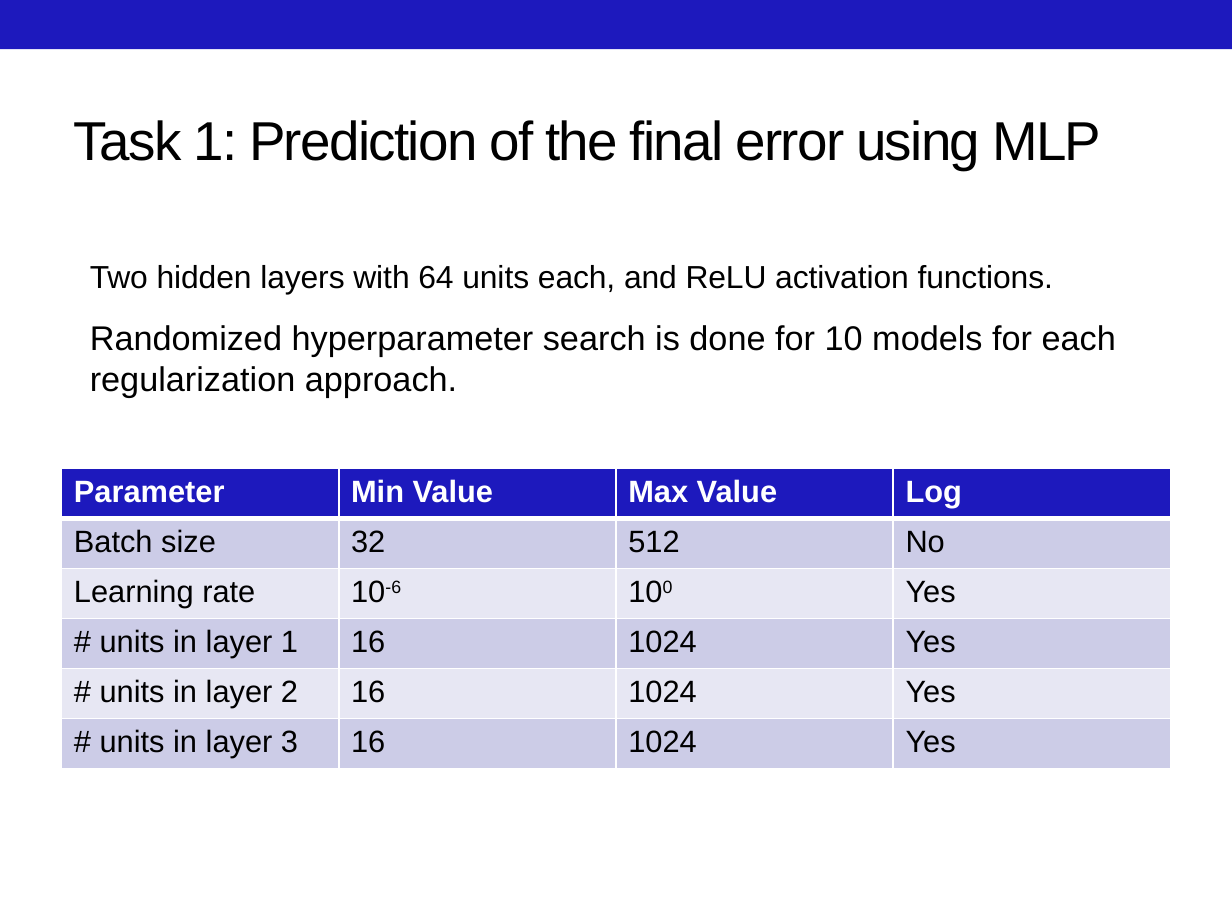
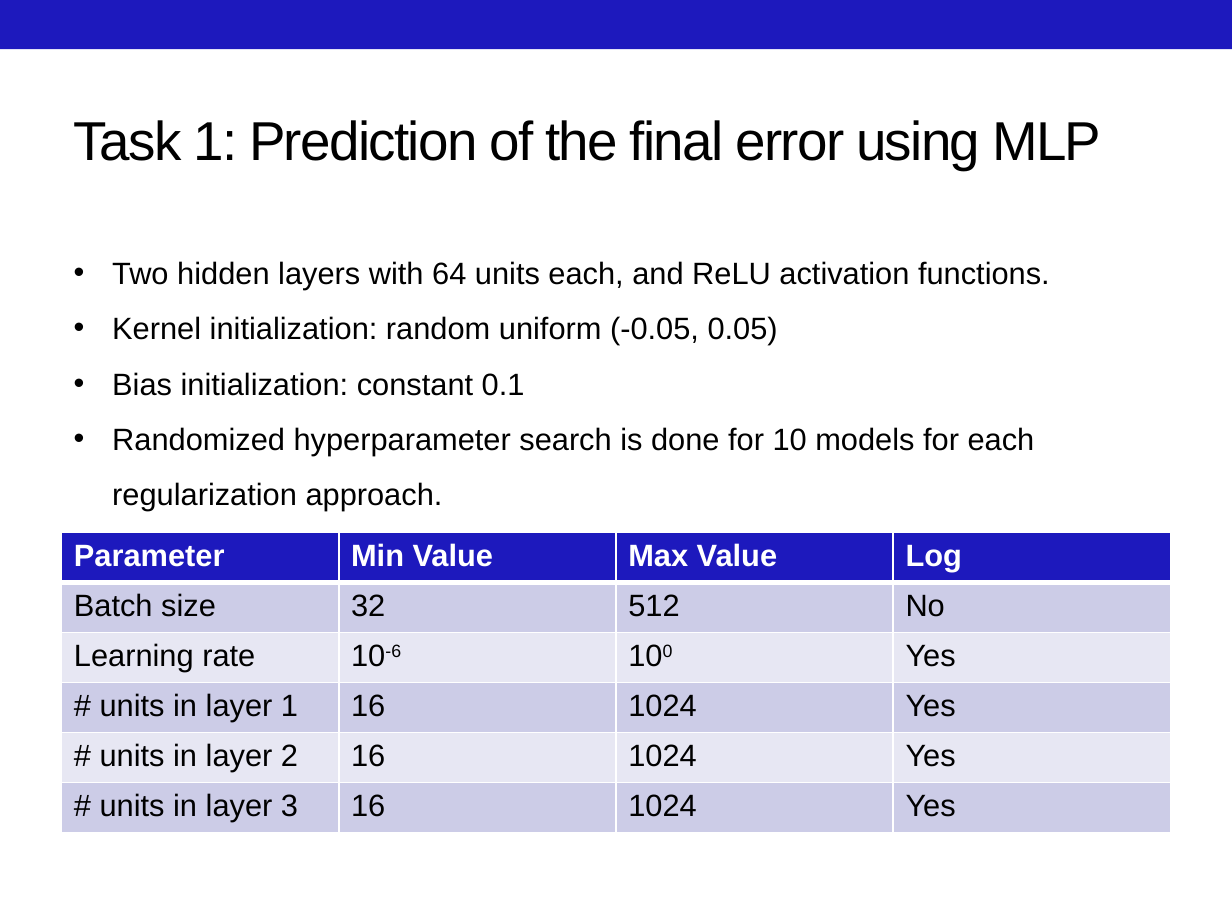
Before and after one commit to mhusseinsh/DeepLearning_FinalProject, a slide deck: slide 2 of Presentation-DL.pptx. Drawn at 1232x924 pixels with LibreOffice and Linux fonts; fonts in the diff are those of the drawing. Boxes give left, top, right and bottom in pixels: in the first picture for what was removed or moved away, otherwise in the second. Text is boxed around its words. In the diff, an @@ line names an element or a change of style, - is before the commit and + after.

```diff
--- a/Presentation-DL.pptx
+++ b/Presentation-DL.pptx
@@ text "Two hidden layers with 64 ...": place and size @@
-text "Two hidden layers with 64 ..." at box(90, 265, 1116, 397)
+text "Two hidden layers with 64 ..." at box(112, 261, 1050, 511)
@@ text at box(112, 261, 1050, 511): size 32 to 18 pt, now on the baseline in "Two hidden layers with 64 units each, ..."; size 20 to 18 pt in "Randomized hyperparameter search is done for 10 ..."; bullet none to •; line spacing 1 to 1.5 @@
@@ text at box(112, 316, 778, 396): paragraphs added @@
+• Kernel initialization: random uniform (-0.05, 0.05)
+• Bias initialization: constant 0.1
@@ table: place and size @@
-table at box(62, 468, 1170, 768)
+table at box(62, 532, 1170, 832)
```
Also in this commit, not shown: 1 other slide changed, 1 other file.
